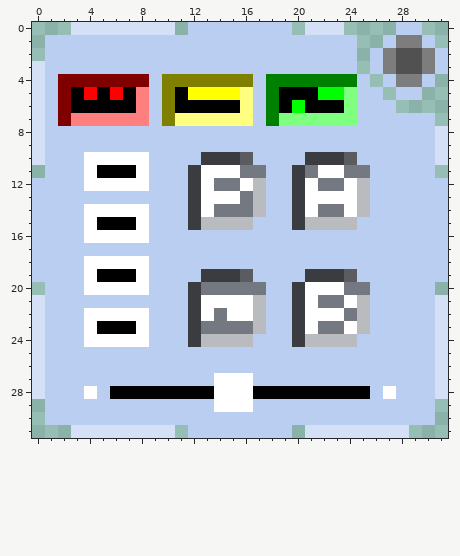
Pixel-art sprite -- Icons/Sound Design.png. The picture above was drawn from the file before the commit.
The file is 32x32 pixels. Colours within 5 levels of each other are drawn and written as one.
And afterwards:
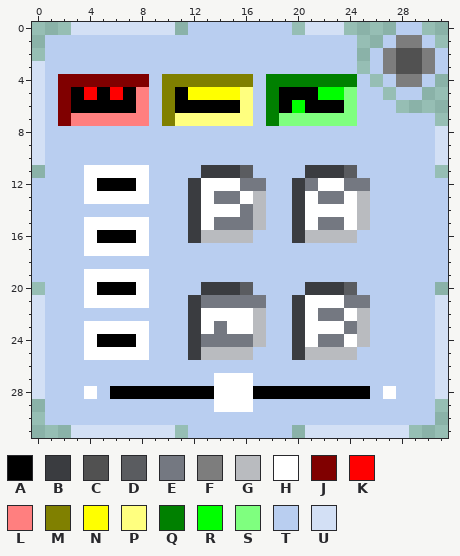
Palette (. is transparent): A #000000  B #3a3c40  C #515151  D #5a5c60  E #747881  F #7d7d7d  G #b9bbbf  H #ffffff  J #800000  K #ff0000  L #ff7f7f  M #808000  N #ffff00  P #ffff7f  Q #008000  R #00ff00  S #7fff7f  T #b9cef0  U #d3e0f5
From old to new:
{"y":10,"x":4,"old":"HHHHH","new":"TTTTT"}
{"y":10,"x":13,"old":"BBBD","new":"TTTT"}
{"y":10,"x":21,"old":"BBBD","new":"TTTT"}
{"y":11,"x":5,"old":"AAA","new":"HHH"}
{"y":11,"x":12,"old":"BHHHEE","new":"TBBBDT"}
{"y":11,"x":20,"old":"BEHHEE","new":"TBBBDT"}
{"y":12,"x":5,"old":"HHH","new":"AAA"}
{"y":12,"x":14,"old":"EEHG","new":"HHEE"}
{"y":12,"x":21,"old":"HEEHG","new":"EHHEE"}
{"y":13,"x":4,"old":"TTTTT","new":"HHHHH"}
{"y":13,"x":14,"old":"HHE","new":"EEH"}
{"y":13,"x":22,"old":"HH","new":"EE"}
{"y":14,"x":4,"old":"HHHHH","new":"TTTTT"}
{"y":14,"x":14,"old":"EE","new":"HH"}
{"y":14,"x":22,"old":"EE","new":"HH"}
{"y":15,"x":5,"old":"AAA","new":"HHH"}
{"y":15,"x":13,"old":"GGGGT","new":"HEEEG"}
{"y":15,"x":21,"old":"GGGGT","new":"HEEHG"}
{"y":16,"x":5,"old":"HHH","new":"AAA"}
{"y":16,"x":12,"old":"TTTTT","new":"BGGGG"}
{"y":16,"x":20,"old":"TTTTT","new":"BGGGG"}
{"y":17,"x":4,"old":"TTTTT","new":"HHHHH"}
{"y":18,"x":4,"old":"HHHHH","new":"TTTTT"}
{"y":19,"x":5,"old":"AAA","new":"HHH"}
{"y":19,"x":13,"old":"BBBD","new":"TTTT"}
{"y":19,"x":21,"old":"BBBD","new":"TTTT"}
{"y":20,"x":5,"old":"HHH","new":"AAA"}
{"y":20,"x":12,"old":"BEEEEE","new":"TBBBDT"}
{"y":20,"x":20,"old":"BHHHEE","new":"TBBBDT"}
{"y":21,"x":4,"old":"TTTTT","new":"HHHHH"}
{"y":21,"x":13,"old":"HHHHG","new":"EEEEE"}
{"y":21,"x":22,"old":"EEHG","new":"HHEE"}
{"y":22,"x":4,"old":"HHHHH","new":"TTTTT"}
{"y":22,"x":14,"old":"E","new":"H"}
{"y":22,"x":22,"old":"HHE","new":"EEH"}
{"y":23,"x":5,"old":"AAA","new":"HHH"}
{"y":23,"x":13,"old":"E","new":"H"}
{"y":23,"x":15,"old":"EE","new":"HH"}
{"y":23,"x":22,"old":"EEH","new":"HHE"}
{"y":24,"x":5,"old":"HHH","new":"AAA"}
{"y":24,"x":13,"old":"GGGGT","new":"EEEEG"}
{"y":24,"x":21,"old":"GGGGT","new":"HEEHG"}
{"y":25,"x":4,"old":"TTTTT","new":"HHHHH"}
{"y":25,"x":12,"old":"TTTTT","new":"BGGGG"}
{"y":25,"x":20,"old":"TTTTT","new":"BGGGG"}
{"label":"changed","picture_box":[84,152,149,360]}
{"label":"changed","picture_box":[188,152,370,360]}
